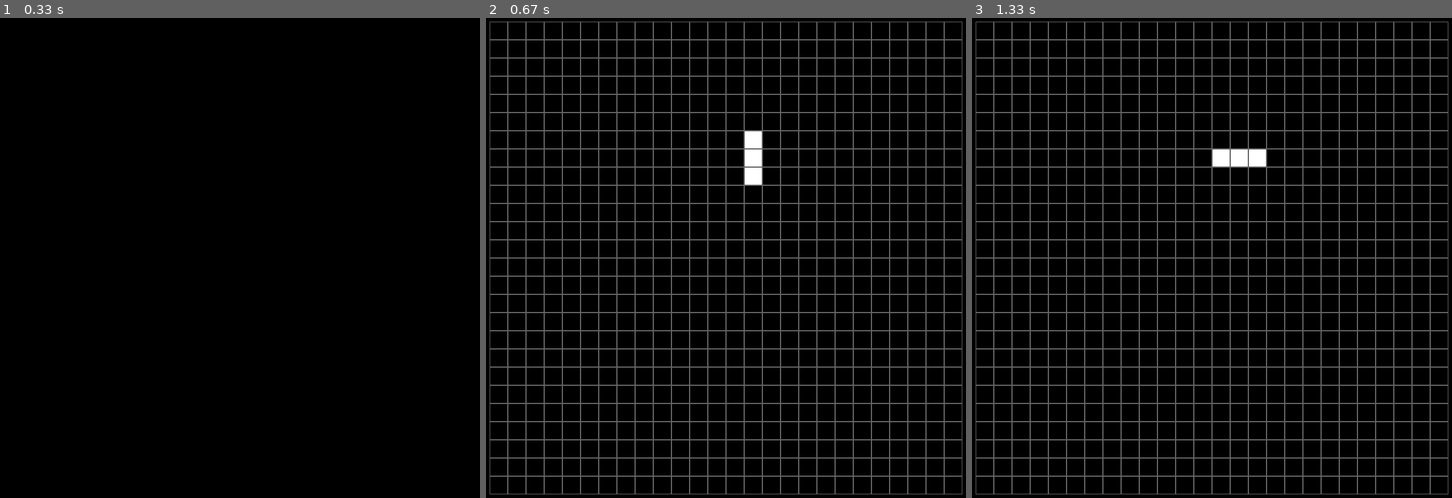
Above: before the commit, frames 1-3 (left to right).
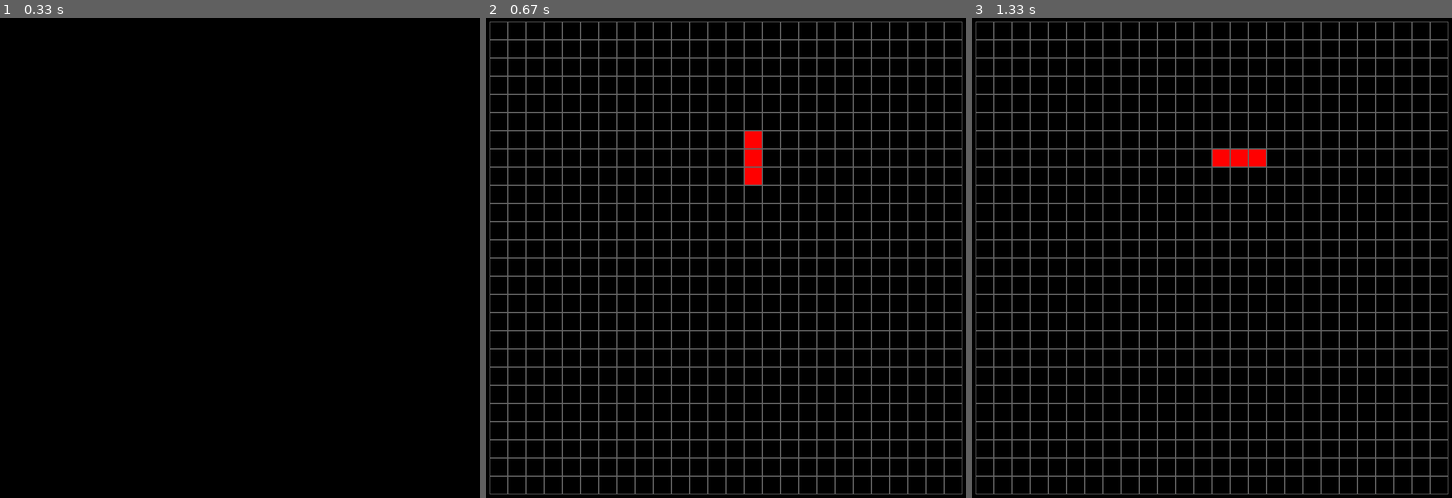
Above: after the commit, the same moments.

Repository: SairamNarsimhaReddyYadla/pygame-game_mechanics-python_programming
Game: pygame game, started from TetrisGame/Tetris.py
Same seed, same stepped clock (60 frames per second), same inputs: the game is played once before the commit and once after it.
Inputs:
- Up to frame 1 (0.33 s): no input
- Up to frame 2 (0.67 s): hold Right from 0.33 s (still down)
- Up to frame 3 (1.33 s): release Right at 0.8 s; hold Up 0.83-1.18 s; hold Up from 1.22 s (still down)

Frame 1 is identical in both runs. In frame 2, 0.4% of the frame differs, in the area x 53-58%, y 23-35%; in frame 3, 0.4%.

Commit message:
colors for blocks

Diff:
--- a/TetrisGame/Tetris.py
+++ b/TetrisGame/Tetris.py
@@ -13,6 +13,18 @@
     [[1, 2, 5, 8], [5, 6, 7, 8], [0, 3, 6, 7], [0, 1, 2, 8]],  #one one three
     [[4, 6, 7, 8], [0, 3, 4, 6], [0, 1, 2, 4], [2, 4, 5, 8]]  #one on three
 ]
+
+colours = [
+    (122, 78, 0),
+    (0, 255, 0),
+    (100, 60, 200),
+    (180, 50, 100),
+    (60, 60, 60),
+    (50, 100, 200),
+    (255, 0,0),
+    (0, 255,255)
+]
+
 
 pygame.init()
 screen = pygame.display.set_mode((800, 800))
@@ -34,19 +46,38 @@
     def __init__(self, x, y):
         self.x = x
         self.y = y
-        self.type = random.randint(0,6)
+        self.type = random.randint(0,len(blocks) - 1)
         self.rotation = 0
+        self.colour = colours[random.randint(0,len(colours) - 1)]
 
     def shape(self):
         return blocks[self.type][self.rotation]
 
+
+def collides(nx, ny):
+    collison = False
+    for y in range(3):
+        for x in range(3):
+            if y * 3 + x in block.shape():
+                if y + block.y +ny < 0 or y + block.y +ny > rows -1:
+                    collison = True
+                    break
+
+                if x + block.x +nx < 0 or x + block.x +nx > cols -1:
+                    collison = True
+                    break
+
+                if game_board[x + block.x + nx][y + block.y + ny] != (0,0,0):
+                    collison = True
+                    break
+    return collison
 
 def draw_block():
     for y in range(3):
         for x in range(3):
             if y * 3 + x in block.shape():
                 pygame.draw.rect(screen,
-                                 (255, 255, 255),
+                                 block.colour,
                                  [(x + block.x) * grid_size + x_gap + 1,
                                   (y + block.y) * grid_size + y_gap + 1,
                                   grid_size - 2, grid_size - 2]
@@ -86,7 +117,7 @@
     for y in range(3):
         for x in range(3):
             if y * 3 + x in block.shape():
-                if block.y + y >= rows - 1:
+                if collides(0, 1):
                     can_drop = False
     if can_drop:
         block.y += 1
@@ -94,7 +125,7 @@
         for y in range(3):
             for x in range(3):
                 if y * 3 + x in block.shape():
-                    game_board[x + block.x][y + block.y] = (0, 255, 0)
+                    game_board[x + block.x][y + block.y] = block.colour
     return can_drop
 
 
@@ -103,10 +134,9 @@
     for y in range(3):
         for x in range(3):
             if y * 3 + x in block.shape():
-                if x + block.x >= cols - 1 and dx == 1:
+                if collides(dx, 0):
                     can_move = False
-                elif x + block.x < 1 and dx == -1:
-                    can_move = False
+
     if can_move:
         block.x += dx
     else:
@@ -120,10 +150,7 @@
     for y in range(3):
         for x in range(3):
             if y * 3 + x in block.shape():
-                if block.y + y >= rows - 1 or \
-                        x + block.x >= cols - 1 or \
-                        x + block.x < 1 or \
-                        block.y + y < 0:
+                if collides(0, 0):
                     can_rotate = False
 
 
@@ -148,6 +175,8 @@
             side_move(1)
 
 
+
+
     screen.fill((0, 0, 0))
     draw_grid(rows, cols, grid_size, x_gap, y_gap)
     if block is not None:
